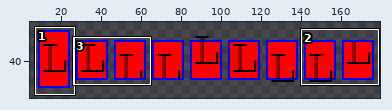
A sprite sheet gets an edit: tests/TestFiles/Direct2D1/Controls/TextBlock/RestrictedHeight_VerticalAlign.expected.png. The first picture is a wide view before the edit; the outline marks the close-up.
Close-up. Before the edit:
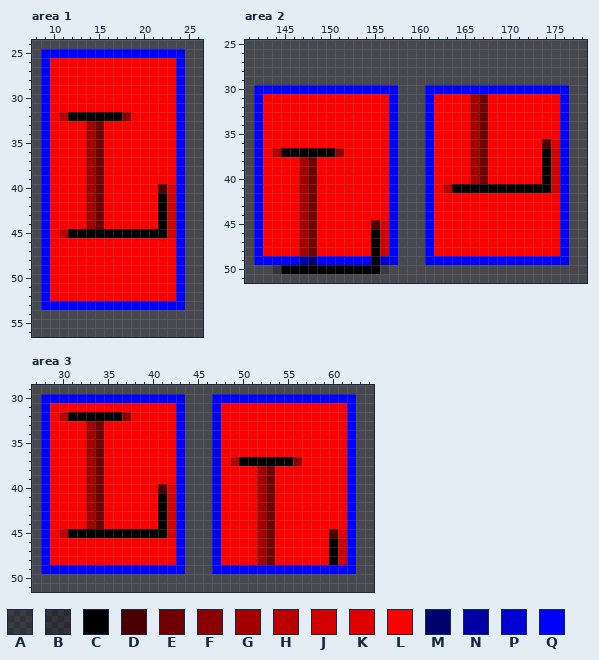
The file is 180x80 pixels. Colours within 5 levels of each other are drawn and written as one. Shown: area 1: x 8..26, y 24..56; area 2: x 141..178, y 25..51; area 3: x 27..64, y 29..51. The old version is drawn lined up with the new one. The wide view leaves out empty margins. The commit also changed other parts of the picture, which this record leaves out.
Palette (. is transparent): A #0000002c  B #00000043  C #000000  D #4b0000  E #6e0000  F #8b0000  G #a40000  H #b90000  J #d30000  K #df0000  L #ff0000  M #00006e  N #0000a4  P #0000d3  Q #0000ff
And afterwards:
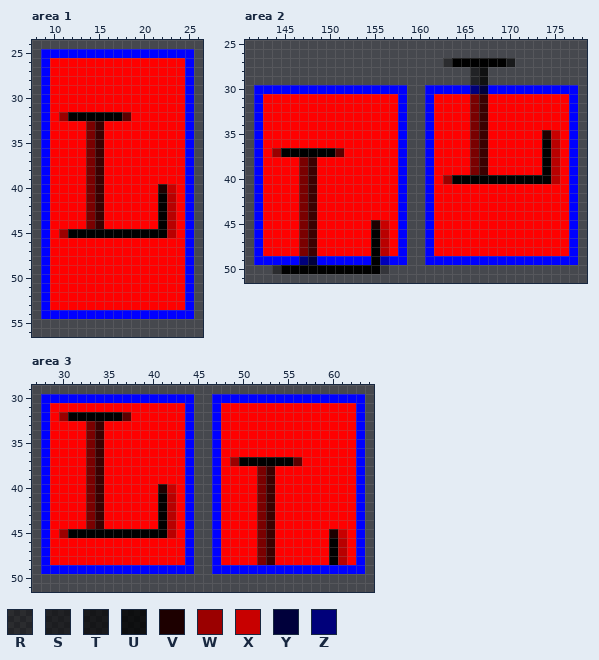
Colours new in this view: R #00000064  S #00000085  T #000000a3  U #000000c4  V #1d0000  W #9b0000  X #c80000  Y #00003b  Z #00007a
The exact change:
drawings rearranged on the sheet (the old picture shows each at its new place)
colour E: #6e0000 -> #3b0000
colour F: #8b0000 -> #5c0000
colour G: #a40000 -> #7a0000
colour P: #0000d3 -> #0000b9
Area 1:
y 25: x 25 . -> Q
y 26..31: x 24..25 Q. -> LQ
y 32: x 11 H -> W; x 24..25 Q. -> LQ
y 33..39: x 24..25 Q. -> LQ
y 40: x 22..25 DKQ. -> VXLQ
y 41..44: x 23..25 JQ. -> HLQ
y 45: x 11 H -> W; x 23..25 JQ. -> HLQ
y 46..52: x 24..25 Q. -> LQ
y 53: x 10..25 QQQQQQQQQQQQQQQ. -> LLLLLLLLLLLLLLLQ
y 54: x 9..25 ................. -> QQQQQQQQQQQQQQQQQ
Area 2:
y 27: x 163..170 ........ -> RCCCCCCT
y 28..29: x 166..167 .. -> SU
y 30: x 158 . -> Q; x 166..167 QQ -> ZY; x 177 . -> Q
y 31..34: x 157..158 Q. -> LQ; x 176..177 Q. -> LQ
y 35: x 157..158 Q. -> LQ; x 174..177 LLQ. -> VXLQ
y 36: x 157..158 Q. -> LQ; x 174..177 DKQ. -> CHLQ
y 37: x 144 H -> W; x 157..158 Q. -> LQ; x 175..177 JQ. -> HLQ
y 38..39: x 157..158 Q. -> LQ; x 175..177 JQ. -> HLQ
y 40: x 157..158 Q. -> LQ; x 163..173 LLLGELLLLLL -> WCCCCCCCCCC; x 175..177 JQ. -> HLQ
y 41: x 157..158 Q. -> LQ; x 163..177 HCCCCCCCCCCCJQ. -> LLLLLLLLLLLLLLQ
y 42..44: x 157..158 Q. -> LQ; x 176..177 Q. -> LQ
y 45: x 155..158 DKQ. -> VXLQ; x 176..177 Q. -> LQ
y 46..48: x 156..158 JQ. -> HLQ; x 176..177 Q. -> LQ
y 49: x 147..148 NM -> ZY; x 158 . -> Q; x 177 . -> Q
y 50: x 144 B -> R; x 156 A -> B
Area 3:
y 30: x 44 . -> Q; x 63 . -> Q
y 31: x 43..44 Q. -> LQ; x 62..63 Q. -> LQ
y 32: x 30 H -> W; x 43..44 Q. -> LQ; x 62..63 Q. -> LQ
y 33..36: x 43..44 Q. -> LQ; x 62..63 Q. -> LQ
y 37: x 43..44 Q. -> LQ; x 49 H -> W; x 62..63 Q. -> LQ
y 38..39: x 43..44 Q. -> LQ; x 62..63 Q. -> LQ
y 40: x 41..44 DKQ. -> VXLQ; x 62..63 Q. -> LQ
y 41..44: x 42..44 JQ. -> HLQ; x 62..63 Q. -> LQ
y 45: x 30 H -> W; x 42..44 JQ. -> HLQ; x 60..63 DKQ. -> VXLQ
y 46..48: x 43..44 Q. -> LQ; x 61..63 JQ. -> HLQ
y 49: x 44 . -> Q; x 63 . -> Q
Where, in picture pixels (left, top, right, bottom), the same in both close-ups:
changed: (41, 49, 194, 319)
changed: (443, 58, 578, 265)
changed: (371, 85, 407, 274)
changed: (272, 148, 344, 274)
changed: (158, 394, 194, 574)
changed: (329, 394, 365, 574)
changed: (59, 412, 131, 538)
changed: (230, 457, 302, 565)
